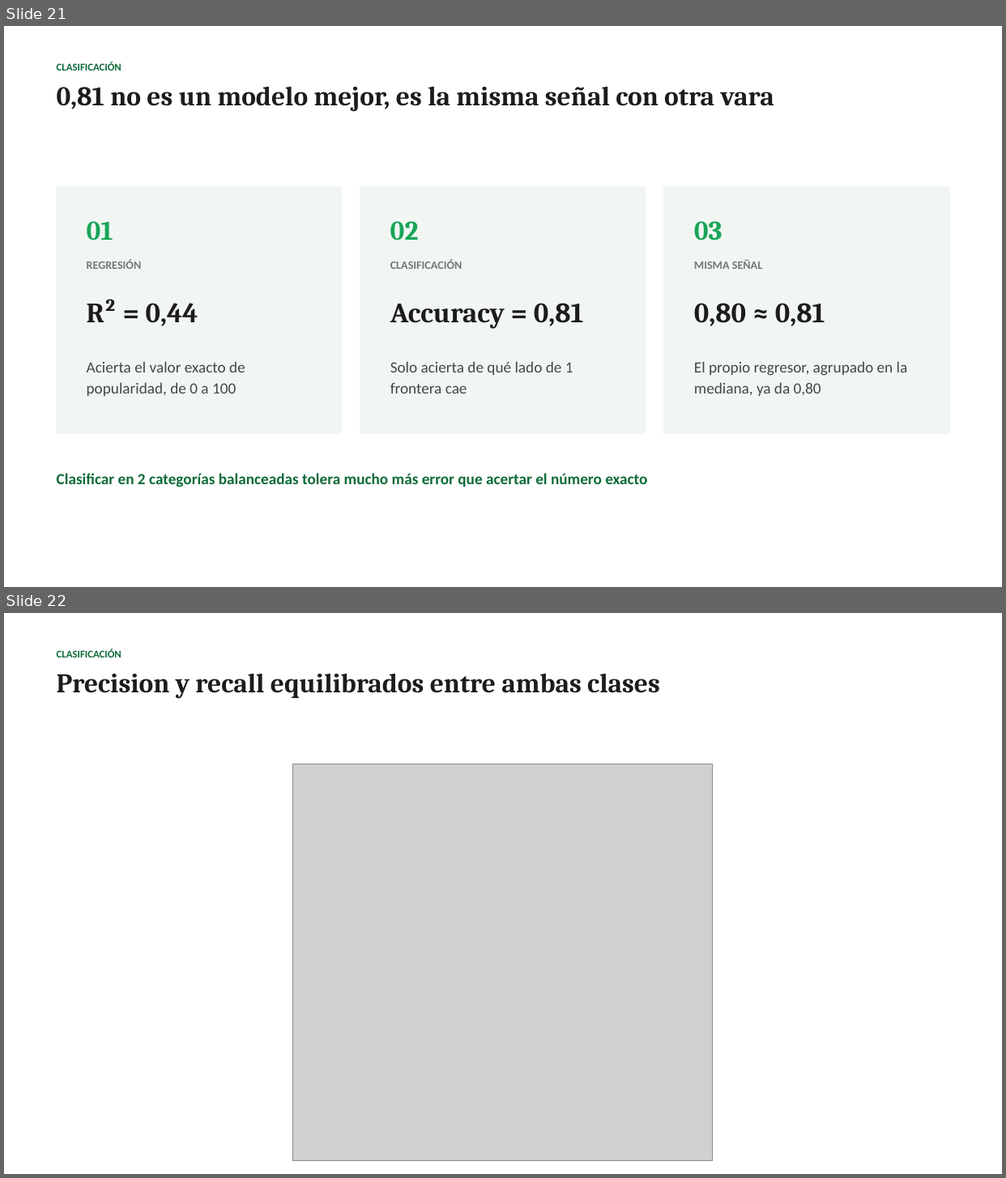
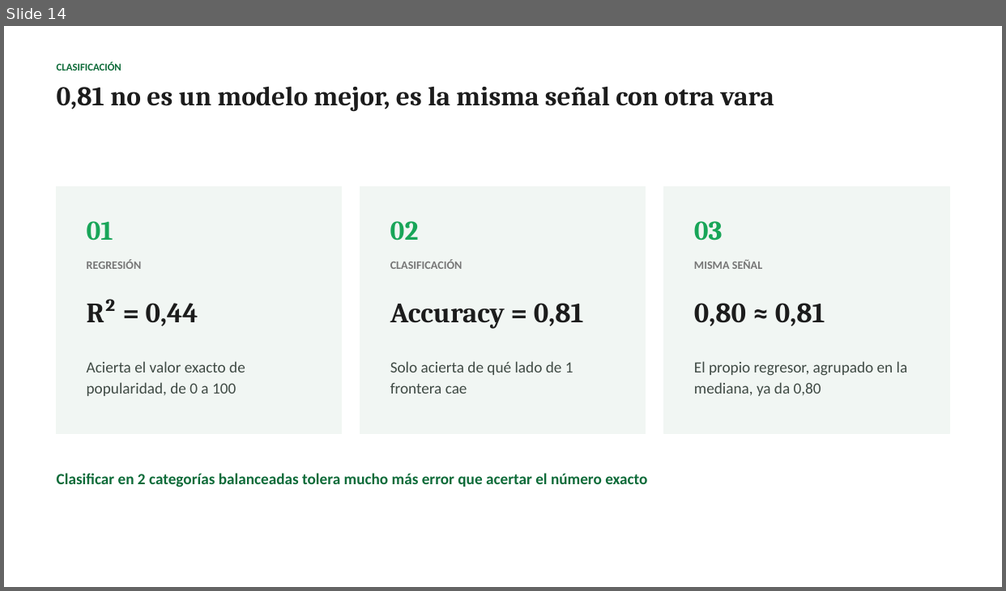
Before and after one commit to Felipe-Ahumada/Spotify-Tracks-Dataset, a slide deck: docs/EP1_Spotify_Presentacion_1.pptx. Shown one above the other, each under a label of ours: slides 21 and 22 before the commit, slide 14 after it. The pictures are 1006x1178 and 1006x591 pixels, drawn with LibreOffice and Linux fonts; fonts in the diff are those of the drawing; grey boxes stand for pictures. Boxes give left, top, right and bottom in pixels: in the first picture for what was removed or moved away, otherwise in the second. Text is boxed around its words. In the diff, an @@ line names an element or a change of style, - is before the commit and + after.

```diff
--- a/docs/EP1_Spotify_Presentacion_1.pptx
+++ b/docs/EP1_Spotify_Presentacion_1.pptx
@@ slide 22 removed at [4,613,1002,1174], background #FFFFFF @@
@@ text removed at [57,649,121,658] @@
-CLASIFICACIÓN
@@ text removed at [57,674,660,698] @@
-Precision y recall equilibrados entre ambas clases
@@ picture removed at [293,764,713,1161] @@
@@ what was slide 21 is now slide 14 @@
```
Also in this commit, not shown: 5 slides changed, 5 slides added, 10 other slides removed, 7 other files.
